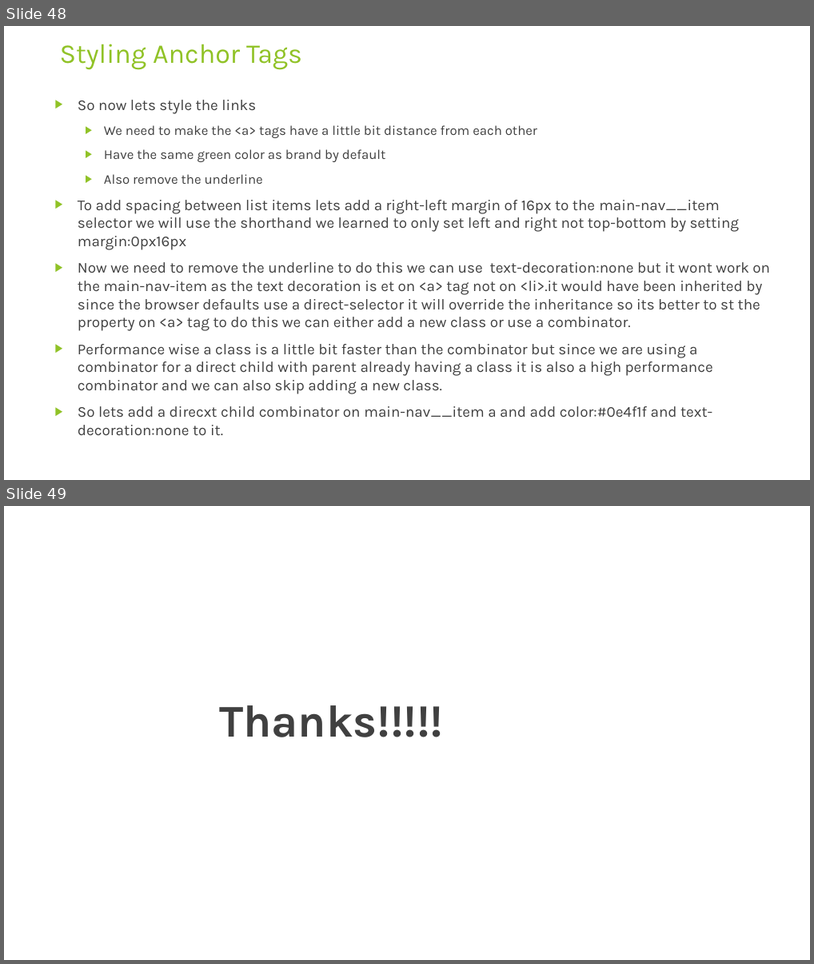
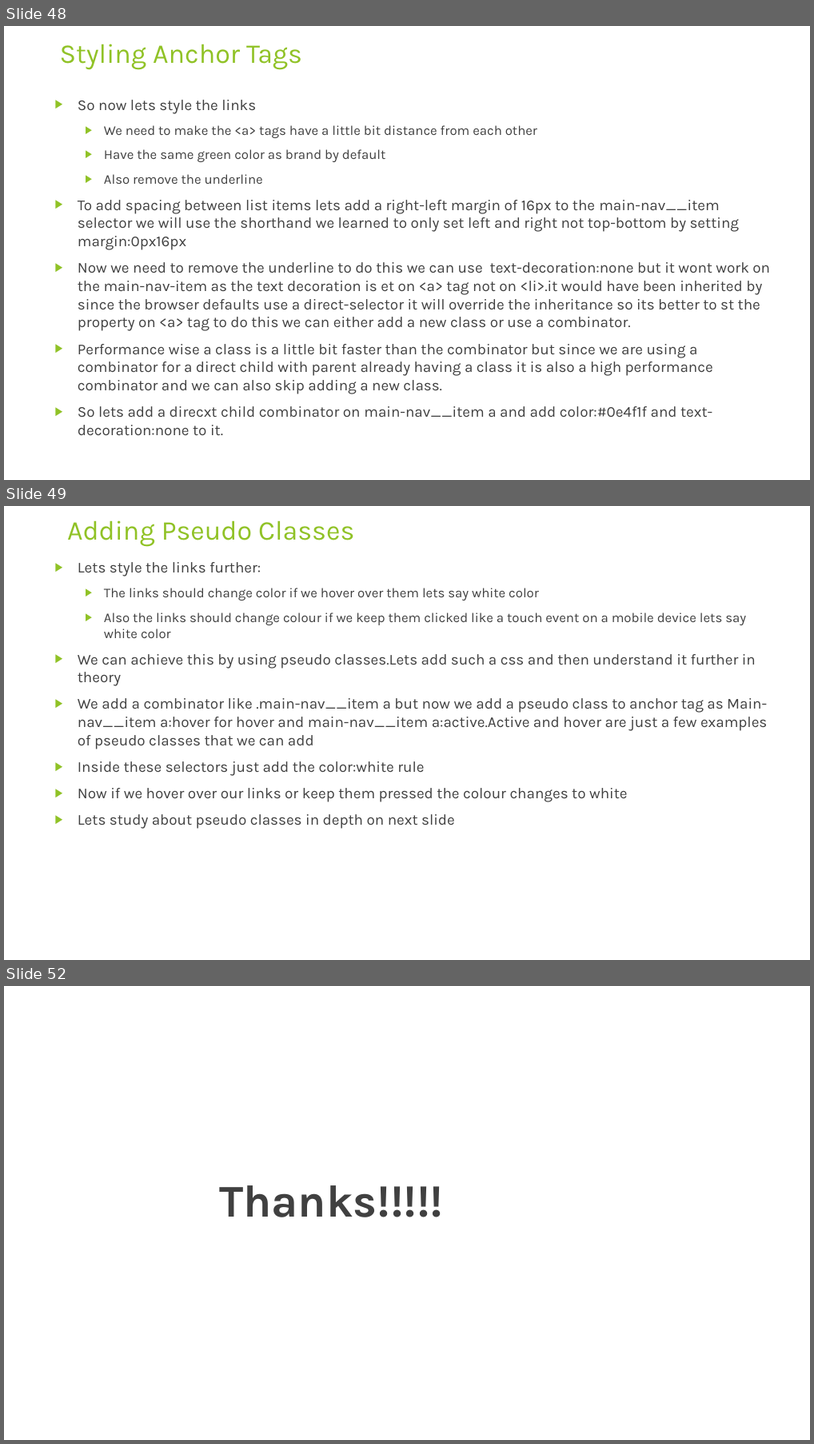
Before and after one commit to rudhrainfogain/CSS, a slide deck: PPT/Css-v3.pptx. Shown one above the other, each under a label of ours: slides 48 and 49 before the commit, slides 48, 49 and 52 after it; the slides between them are not shown. The pictures are 814x964 and 814x1444 pixels, drawn with LibreOffice and Linux fonts; fonts in the diff are those of the drawing. Boxes give left, top, right and bottom in pixels: in the first picture for what was removed or moved away, otherwise in the second. Text is boxed around its words. In the diff, an @@ line names an element or a change of style, - is before the commit and + after.

Commit message:
Pseudo Classes & Pseudo Elements

```diff
--- a/PPT/Css-v3.pptx
+++ b/PPT/Css-v3.pptx
@@ slide 49 added at [4,506,810,960], background #FFFFFF @@
@@ title added at [67,520,354,547], 32.4 pt, text #90C226 @@
+Adding Pseudo Classes
@@ text added at [78,562,767,828], 18 pt, text #404040 @@
+▶ Lets style the links further:
+  ▶ The links should change color if we hover over them lets say white color
+  ▶ Also the links should change colour if we keep them clicked like a touch event on a mobile device lets say white color
+▶ We can achieve this by using pseudo classes.Lets add such a css and then understand it further in theory
+▶ We add a combinator like .main-nav__item a but now we add a pseudo class to anchor tag as Main-nav__item a:hover for hover and main-nav__item a:active.Active and hover are just a few examples of pseudo classes that we can add
+▶ Inside these selectors just add the color:white rule
+▶ Now if we hover over our links or keep them pressed the colour changes to white
+▶ Lets study about pseudo classes in depth on next slide
@@ what was slide 49 is now slide 52 @@
```
Also in this commit, not shown: 1 slide changed, 2 other slides added, 1 other file.
